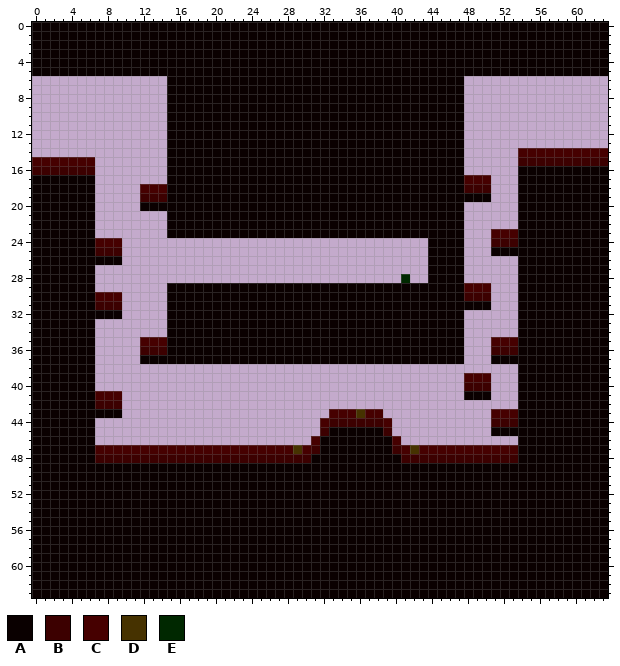
One commit to this pixel-art sprite: assets/chunks/004_004_1.png. Above: the version before the commit.
The file is 64x64 pixels.
Palette (. is transparent): A #0a0000  B #3c0000  C #460000  D #463200  E #002800
The same view after the edit:
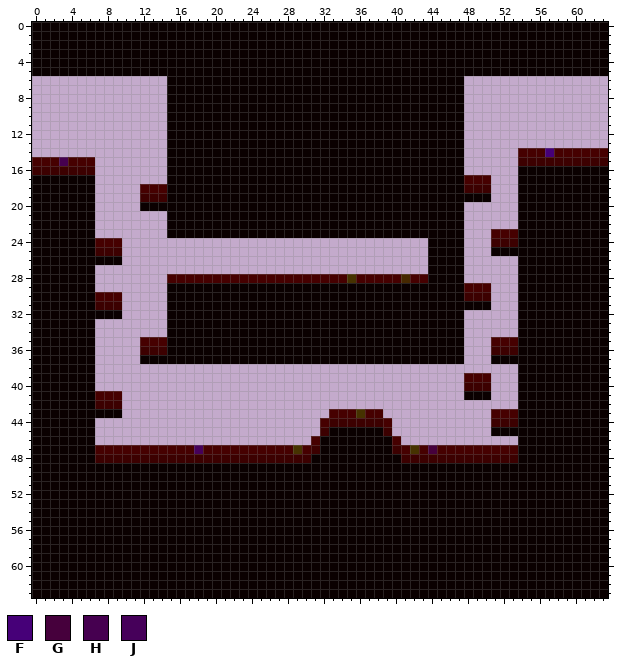
Colours new in this view: F #460078  G #46003c  H #460050  J #46005a
The edit:
@@ palette @@
-E #002800
+E #462800
@@ x 0..63 @@
 13 ...............AAAAAAAAAAAAAAAAAAAAAAAAAAAAAAAAA................
-14 ...............AAAAAAAAAAAAAAAAAAAAAAAAAAAAAAAAA......CCCCCCCCCC
-15 CCCCCCC........AAAAAAAAAAAAAAAAAAAAAAAAAAAAAAAAA......BBBBBBBBBB
+14 ...............AAAAAAAAAAAAAAAAAAAAAAAAAAAAAAAAA......CCCFCCCCCC
+15 CCCHCCC........AAAAAAAAAAAAAAAAAAAAAAAAAAAAAAAAA......BBBBBBBBBB
 16 BBBBBBB........AAAAAAAAAAAAAAAAAAAAAAAAAAAAAAAAA......AAAAAAAAAA
@@ x 13..45 @@
 27 ...............................AA
-28 ............................E..AA
+28 ..CCCCCCCCCCCCCCCCCCCCDCCCCCECCAA
 29 ..AAAAAAAAAAAAAAAAAAAAAAAAAAAAAAA
@@ x 16..46 @@
 46 ...............CAAAAAAAAC......
-47 CCCCCCCCCCCCCDCBAAAAAAAABCDCCCC
+47 CCJCCCCCCCCCCDCBAAAAAAAABCDCGCC
 48 BBBBBBBBBBBBBBBAAAAAAAAAABBBBBB
Changed places in both pictures, as pixel boxes (x1, y1, x2, y2):
changed: (545, 148, 554, 157)
changed: (59, 157, 68, 166)
changed: (167, 274, 428, 283)
changed: (194, 445, 203, 454)
changed: (428, 445, 437, 454)
